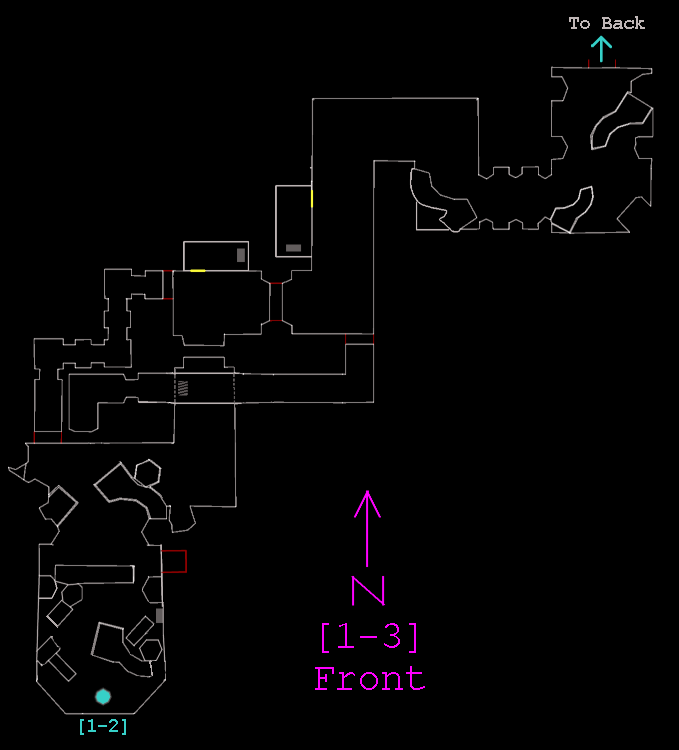
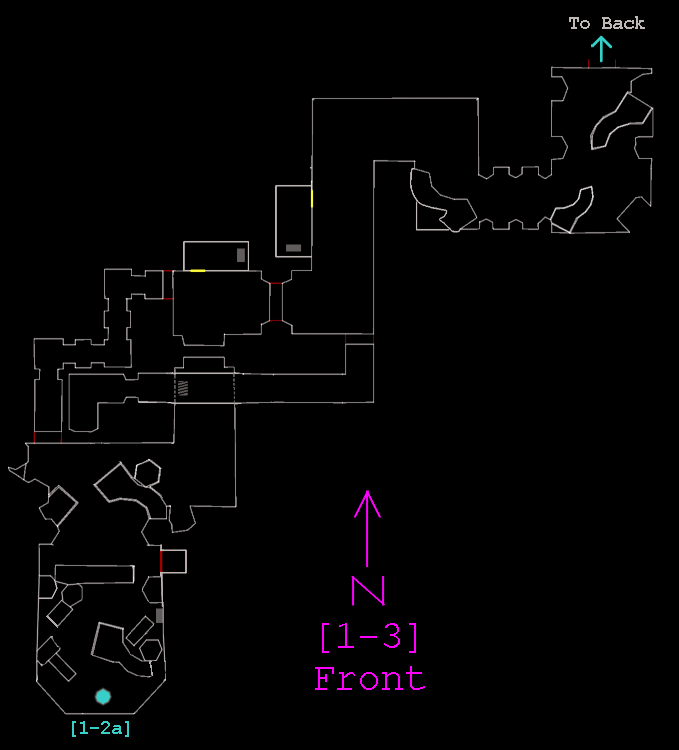
Two versions of the same layered image (679px x 750px). Layer-by-layer changes:
painted on "Pasted Layer" over (x1=160, y1=549, x2=187, y2=576)
renamed "[1-2]" to "[1-2a]", painted on it over (x1=72, y1=719, x2=129, y2=737)
